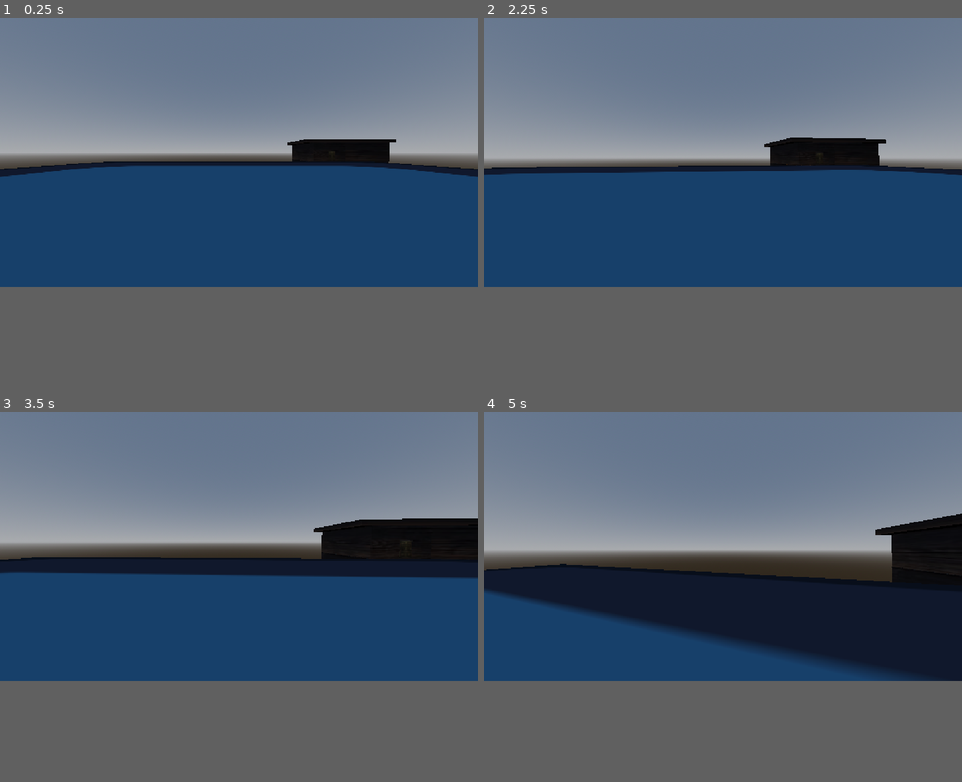
Above: before the commit, frames 1-4 (two rows, left to right).
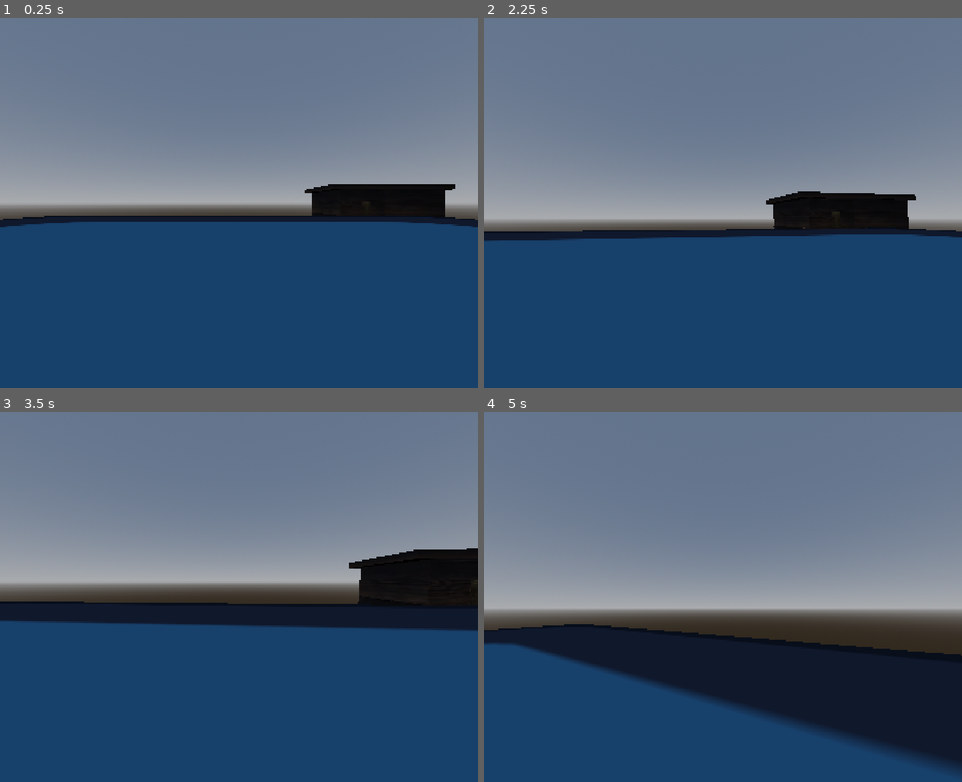
Above: after the commit, the same moments.

Repository: jwjdaidwiwdijdwdjw/Trust-Issues
Game: Godot game, scene res://Levels/level.tscn
Same seed, same stepped clock (60 frames per second), same inputs: the game is played once before the commit and once after it. The engine's default icon, where the game draws it, is replaced by a stand-in: a white triangle on a blue panel in a dark square.
Inputs (mouse positions are in pixels of both pictures, inside the frame that each line leads up to):
- Up to frame 1 (0.25 s): no input
- Up to frame 2 (2.25 s): move the mouse to (746, 151) at 0.52 s; hold W (forward) from 0.53 s (still down); tap Space (jump) at 0.77, 1.52 s; move the mouse to (699, 154) at 1.27 s; move the mouse to (732, 147) at 2.02 s
- Up to frame 3 (3.5 s): keep holding W (forward); move the mouse to (234, 552) at 2.77 s; tap Space (jump) at 3.02 s
- Up to frame 4 (5 s): keep holding W (forward); move the mouse to (756, 548) at 3.52 s; tap Space (jump) at 3.77, 4.52 s; move the mouse to (684, 541) at 4.27 s
In our replay, the window is 800x450 before the commit and 800x619 after it. These sizes can differ from the game's own. Grey fills any space a smaller window leaves; there, only what the larger window draws over its background counts as a difference.

The runs differ from the first frame. In frame 1, 25% of the frame differs, in the area x 0-100%, y 28-57%; in frame 2, 29%; in frame 3, 27%; in frame 4, 47%, in the area x 0-100%, y 26-98%.

Commit message:
updattee

Diff:
--- a/new-game-project/Materials/door.tscn
+++ b/new-game-project/Materials/door.tscn
@@ -30,27 +30,88 @@
 [sub_resource type="StandardMaterial3D" id="StandardMaterial3D_c8h10"]
 albedo_texture = ExtResource("3_ifuhg")
 
+[sub_resource type="Animation" id="Animation_5ib4o"]
+resource_name = "Close"
+length = 0.75
+tracks/0/type = "value"
+tracks/0/imported = false
+tracks/0/enabled = true
+tracks/0/path = NodePath("Hinge:rotation")
+tracks/0/interp = 1
+tracks/0/loop_wrap = true
+tracks/0/keys = {
+"times": PackedFloat32Array(0.03, 0.75),
+"transitions": PackedFloat32Array(1, 1),
+"update": 0,
+"values": [Vector3(0, -1.5707963, 0), Vector3(0, 1.1920929e-07, 0)]
+}
+
+[sub_resource type="Animation" id="Animation_75m6d"]
+resource_name = "Open"
+length = 0.5
+capture_included = true
+tracks/0/type = "value"
+tracks/0/imported = false
+tracks/0/enabled = true
+tracks/0/path = NodePath("Hinge:rotation")
+tracks/0/interp = 1
+tracks/0/loop_wrap = true
+tracks/0/keys = {
+"times": PackedFloat32Array(0, 0.5),
+"transitions": PackedFloat32Array(1, 1),
+"update": 2,
+"values": [Vector3(0, 1.4901161e-07, 0), Vector3(0, -1.5707963, 0)]
+}
+
+[sub_resource type="Animation" id="Animation_ifuhg"]
+length = 0.001
+tracks/0/type = "value"
+tracks/0/imported = false
+tracks/0/enabled = true
+tracks/0/path = NodePath("Hinge:rotation")
+tracks/0/interp = 1
+tracks/0/loop_wrap = true
+tracks/0/keys = {
+"times": PackedFloat32Array(0),
+"transitions": PackedFloat32Array(1),
+"update": 0,
+"values": [Vector3(0, 1.4901161e-07, 0)]
+}
+
+[sub_resource type="AnimationLibrary" id="AnimationLibrary_5ib4o"]
+_data = {
+&"Close": SubResource("Animation_5ib4o"),
+&"Open": SubResource("Animation_75m6d"),
+&"RESET": SubResource("Animation_ifuhg")
+}
+
 [node name="Door" type="Node3D" unique_id=1931128766]
 
-[node name="MeshInstance3D" type="MeshInstance3D" parent="." unique_id=788489785]
-transform = Transform3D(1, 0, 0, 0, 1, 0, 0, 0, 1, 0.0017547607, -0.25268555, -0.0056197047)
+[node name="Hinge" type="Node3D" parent="." unique_id=1988210122]
+transform = Transform3D(1, 0, 1.4901161e-07, 0, 1, 0, -1.4901161e-07, 0, 1, -1.8576717, 0, 0)
+
+[node name="Door" type="MeshInstance3D" parent="Hinge" unique_id=788489785]
+transform = Transform3D(1, 0, -1.7484555e-07, 0, 1, 0, 1.7484555e-07, 0, 1, 1.8594265, -0.25268555, -0.005619379)
 material_override = SubResource("StandardMaterial3D_f33lw")
 mesh = SubResource("BoxMesh_6rob7")
 
-[node name="Handle" type="Node3D" parent="." unique_id=1145208325]
-transform = Transform3D(1, 0, 0, 0, 1, 0, 0, 0, 1, 2.9731498, 0, 0)
+[node name="Handle" type="Node3D" parent="Hinge" unique_id=895174367]
+transform = Transform3D(1, 0, -1.7484555e-07, 0, 1, 0, 1.7484555e-07, 0, 1, 3.4784086, 0, 6.081843e-07)
 
-[node name="MeshInstance3D2" type="MeshInstance3D" parent="Handle" unique_id=1761235583]
-transform = Transform3D(1, 0, 0, 0, -4.371139e-08, 1, 0, -1, -4.371139e-08, -1.5385776, -0.19411993, 0.014175415)
+[node name="MeshInstance3D2" type="MeshInstance3D" parent="Hinge/Handle" unique_id=1761235583]
+transform = Transform3D(1, 0, 0, 0, -4.371139e-08, 1, 0, -1, -4.371139e-08, -0.0021533966, -0.005190134, -0.008605242)
 material_override = SubResource("StandardMaterial3D_5ib4o")
 mesh = SubResource("CylinderMesh_6rob7")
 
-[node name="MeshInstance3D3" type="MeshInstance3D" parent="Handle" unique_id=186483875]
-transform = Transform3D(1, 0, 0, 0, -4.371139e-08, 1, 0, -1, -4.371139e-08, -1.5367622, -0.19718182, -0.34859407)
+[node name="MeshInstance3D3" type="MeshInstance3D" parent="Hinge/Handle" unique_id=186483875]
+transform = Transform3D(1, 0, 0, 0, -4.371139e-08, 1, 0, -1, -4.371139e-08, -0.00033807755, -0.008252025, -0.37137473)
 material_override = SubResource("StandardMaterial3D_xpuf2")
 mesh = SubResource("CylinderMesh_33cd3")
 
-[node name="MeshInstance3D4" type="MeshInstance3D" parent="Handle" unique_id=1537599867]
-transform = Transform3D(1, 0, 0, 0, -4.371139e-08, 1, 0, -1, -4.371139e-08, -1.5367622, -0.19718182, 0.40556598)
+[node name="MeshInstance3D4" type="MeshInstance3D" parent="Hinge/Handle" unique_id=1537599867]
+transform = Transform3D(1, 0, 0, 0, -4.371139e-08, 1, 0, -1, -4.371139e-08, -0.00033807755, -0.008252025, 0.38278532)
 material_override = SubResource("StandardMaterial3D_c8h10")
 mesh = SubResource("CylinderMesh_33cd3")
+
+[node name="AnimationPlayer" type="AnimationPlayer" parent="." unique_id=1317861328]
+libraries/ = SubResource("AnimationLibrary_5ib4o")
--- a/new-game-project/Materials/house.tscn
+++ b/new-game-project/Materials/house.tscn
@@ -624,4 +624,4 @@
 transform = Transform3D(-0.029440006, 0, 0, 0, 0.022931991, 0, 0, 0, 0.019199995, 4.455799, -2.7028294, -11.063972)
 
 [node name="Door" parent="." index="124" unique_id=1931128766 instance=ExtResource("11_feb72")]
-transform = Transform3D(1, 0, 0, 0, 1, 0, 0, 0, 1, -10.646013, -2.0004065, 14.202222)
+transform = Transform3D(1, 0, 0, 0, 1, 0, 0, 0, 1, -10.655224, -1.9206243, 14.202222)
--- a/new-game-project/project.godot
+++ b/new-game-project/project.godot
@@ -17,6 +17,8 @@
 
 [display]
 
+window/size/viewport_width=1920
+window/size/viewport_height=1486
 window/stretch/mode="canvas_items"
 window/stretch/aspect="expand"
 
